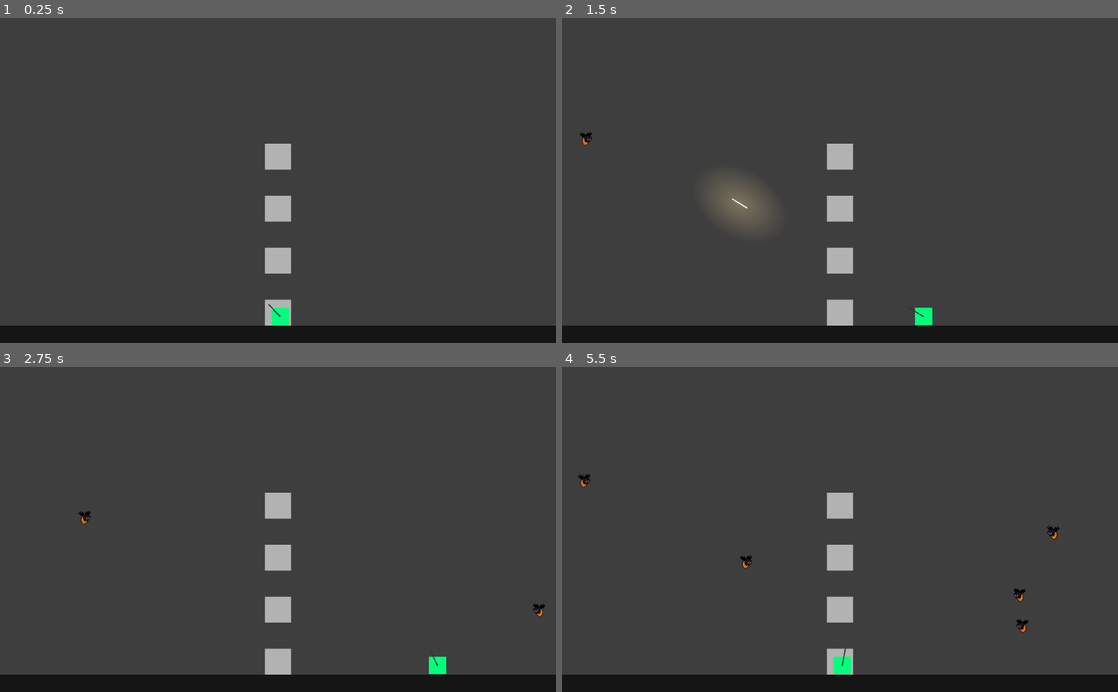
Above: before the commit, frames 1-4 (two rows, left to right).
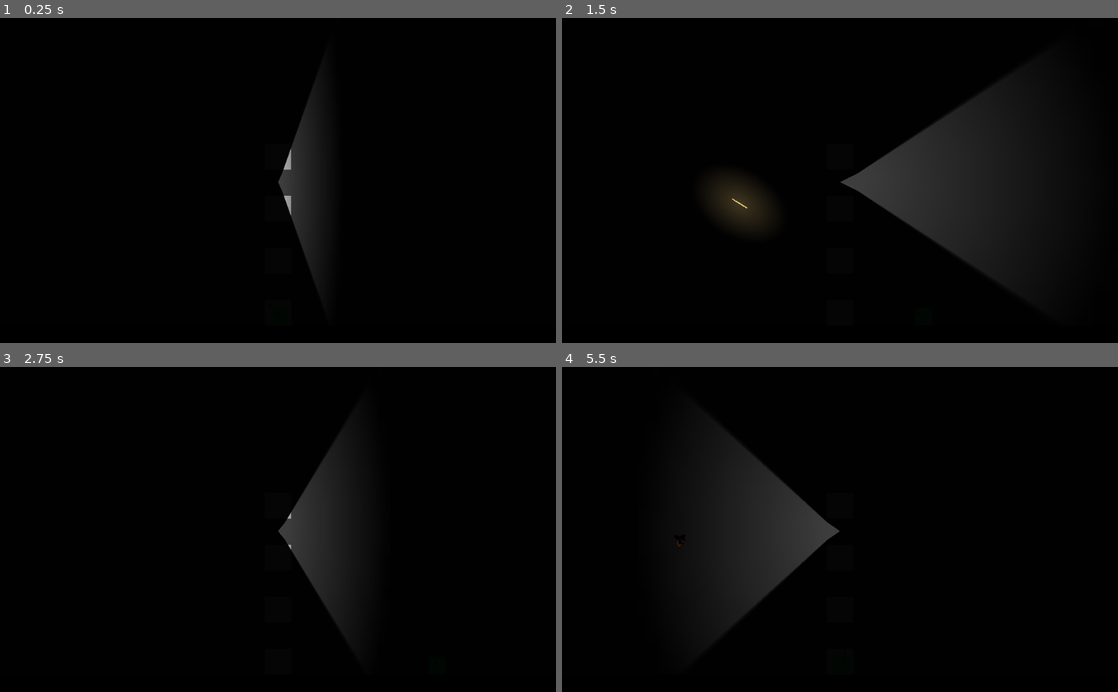
Above: after the commit, the same moments.

Repository: ZeeHatcher/Lighthouse
Game: Godot game, scene res://levels/TestLab.tscn
Two runs of this game, one before a commit and one after it. Both use one fixed random seed, a clock stepped at 60 frames per second and the inputs below.
Inputs (mouse positions are in pixels of both pictures, inside the frame that each line leads up to):
- Up to frame 1 (0.25 s): no input
- Up to frame 2 (1.5 s): move the mouse to (962, 164) at 0.52 s; hold D (move_right) 0.53-1.28 s; click (962, 164) at 0.6 s; move the mouse to (728, 196) at 1.27 s; hold S (move_down) from 1.28 s (still down); click (728, 196) at 1.35 s
- Up to frame 3 (2.75 s): move the mouse to (333, 458) at 2.02 s; release S (move_down) at 2.03 s; hold D (move_right) from 2.03 s (still down); click (333, 458) at 2.1 s
- Up to frame 4 (5.5 s): move the mouse to (812, 594) at 2.77 s; release D (move_right) at 2.78 s; hold W (move_up) 2.78-3.53 s; click (812, 594) at 2.85 s; move the mouse to (1006, 578) at 3.52 s; hold A (move_left) 3.53-5.03 s; click (1006, 578) at 3.6 s; move the mouse to (673, 480) at 4.27 s; click (673, 480) at 4.35 s; move the mouse to (867, 529) at 5.02 s; hold S (move_down) from 5.03 s (still down); click (867, 529) at 5.1 s

The runs differ from the first frame. In frame 1, 94% of the frame differs, in the area x 0-100%, y 0-95%; in frame 2, 90%; in frame 3, 93%; in frame 4, 91%.

Commit message:
add Beacon prototype

Diff:
--- a/entities/Beacon/Beacon.tscn
+++ b/entities/Beacon/Beacon.tscn
@@ -1,29 +1,22 @@
-[gd_scene load_steps=3 format=2]
+[gd_scene load_steps=4 format=2]
 
 [ext_resource path="res://assets/light.png" type="Texture" id=1]
+[ext_resource path="res://entities/Beacon/Node2D.gd" type="Script" id=2]
 
 [sub_resource type="OccluderPolygon2D" id=1]
-polygon = PoolVector2Array( 0, 1, 38, -20, -35, 1, 38, 19 )
+polygon = PoolVector2Array( 0, 0, 32, -16, -32, 0, 32, 16 )
 
 [node name="Beacon" type="Node2D"]
-
-[node name="ColorRect" type="ColorRect" parent="."]
-margin_left = -657.0
-margin_top = -650.0
-margin_right = 645.0
-margin_bottom = 652.0
-color = Color( 0.0862745, 0.0862745, 0.0862745, 1 )
-__meta__ = {
-"_edit_use_anchors_": false
-}
+script = ExtResource( 2 )
 
 [node name="LightOccluder2D" type="LightOccluder2D" parent="."]
-position = Vector2( -3, 0 )
+modulate = Color( 0.0862745, 0.0862745, 0.0862745, 0 )
 occluder = SubResource( 1 )
 
 [node name="Light2D" type="Light2D" parent="."]
-scale = Vector2( 39.25, 39.25 )
+position = Vector2( 8, 0 )
+scale = Vector2( 32, 32 )
 texture = ExtResource( 1 )
-energy = 3.17
 shadow_enabled = true
-shadow_filter_smooth = 13.8
+shadow_filter = 2
+shadow_filter_smooth = 10.0
--- /dev/null
+++ b/entities/Beacon/Node2D.gd
@@ -0,0 +1,11 @@
+extends Node2D
+
+var time := 0.0
+
+func _ready():
+	pass
+
+func _process(delta):
+	scale.x = sin(time)
+
+	time += delta
--- a/entities/MobSpawn/MobSpawn.tscn
+++ b/entities/MobSpawn/MobSpawn.tscn
@@ -28,5 +28,6 @@
 rotation = -1.5708
 
 [node name="Timer" type="Timer" parent="."]
+wait_time = 3.0
 autostart = true
 [connection signal="timeout" from="Timer" to="." method="_on_Timer_timeout"]
--- a/levels/TestLab.tscn
+++ b/levels/TestLab.tscn
@@ -1,8 +1,9 @@
-[gd_scene load_steps=5 format=2]
+[gd_scene load_steps=6 format=2]
 
 [ext_resource path="res://entities/Player/Player.tscn" type="PackedScene" id=1]
 [ext_resource path="res://entities/MobSpawn/MobSpawn.tscn" type="PackedScene" id=2]
 [ext_resource path="res://entities/Stair/Stair.tscn" type="PackedScene" id=3]
+[ext_resource path="res://entities/Beacon/Beacon.tscn" type="PackedScene" id=4]
 
 [sub_resource type="RectangleShape2D" id=1]
 extents = Vector2( 512, 16 )
@@ -17,7 +18,11 @@
 "_edit_use_anchors_": false
 }
 
+[node name="Beacon" parent="Background" instance=ExtResource( 4 )]
+position = Vector2( 512, 303 )
+
 [node name="CanvasModulate" type="CanvasModulate" parent="."]
+color = Color( 0.0313726, 0.0313726, 0.0313726, 1 )
 
 [node name="Platform" type="StaticBody2D" parent="."]
 position = Vector2( 512, 584 )
